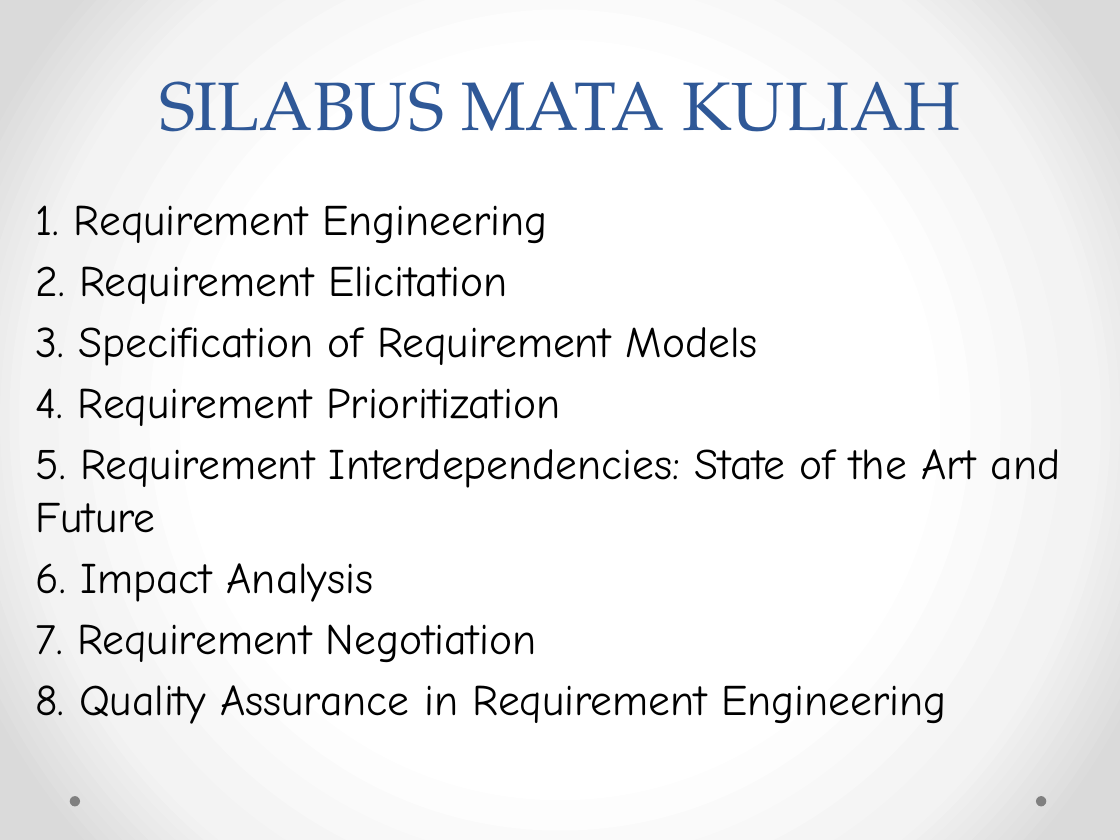
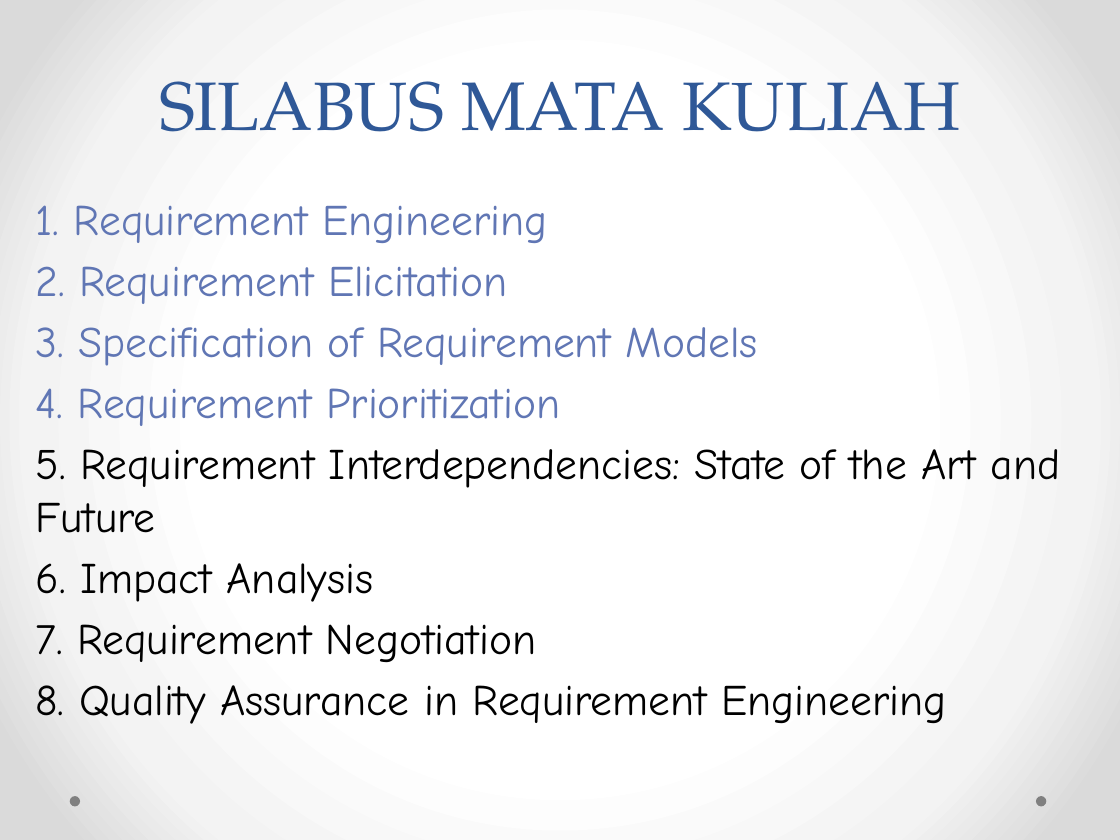
Before and after one commit to weztcy/Semester-6, a slide deck: slide 5 of Rekayasa Kebutuhan Perangkat Lunak - A11.4601/1. Pendahuluan - Software Requirement Engineering - Teknik Informatika S1.pptx. Drawn at 1120x840 pixels with LibreOffice and Linux fonts; fonts in the diff are those of the drawing. Boxes give left, top, right and bottom in pixels: in the first picture for what was removed or moved away, otherwise in the second. Text is boxed around its words. In the diff, an @@ line names an element or a change of style, - is before the commit and + after.

```diff
--- a/Rekayasa Kebutuhan Perangkat Lunak - A11.4601/1. Pendahuluan - Software Requirement Engineering - Teknik Informatika S1.pptx
+++ b/Rekayasa Kebutuhan Perangkat Lunak - A11.4601/1. Pendahuluan - Software Requirement Engineering - Teknik Informatika S1.pptx
@@ text at [35,205,758,426]: text colour #000000 to #6076B4 in "1. Requirement Engineering", "2. Requirement Elicitation", "3. Specification of Requirement Models", "4. Requirement Prioritization" @@
```
Also in this commit, not shown: 4 other slides changed, 3 slides removed, 17 other files.
